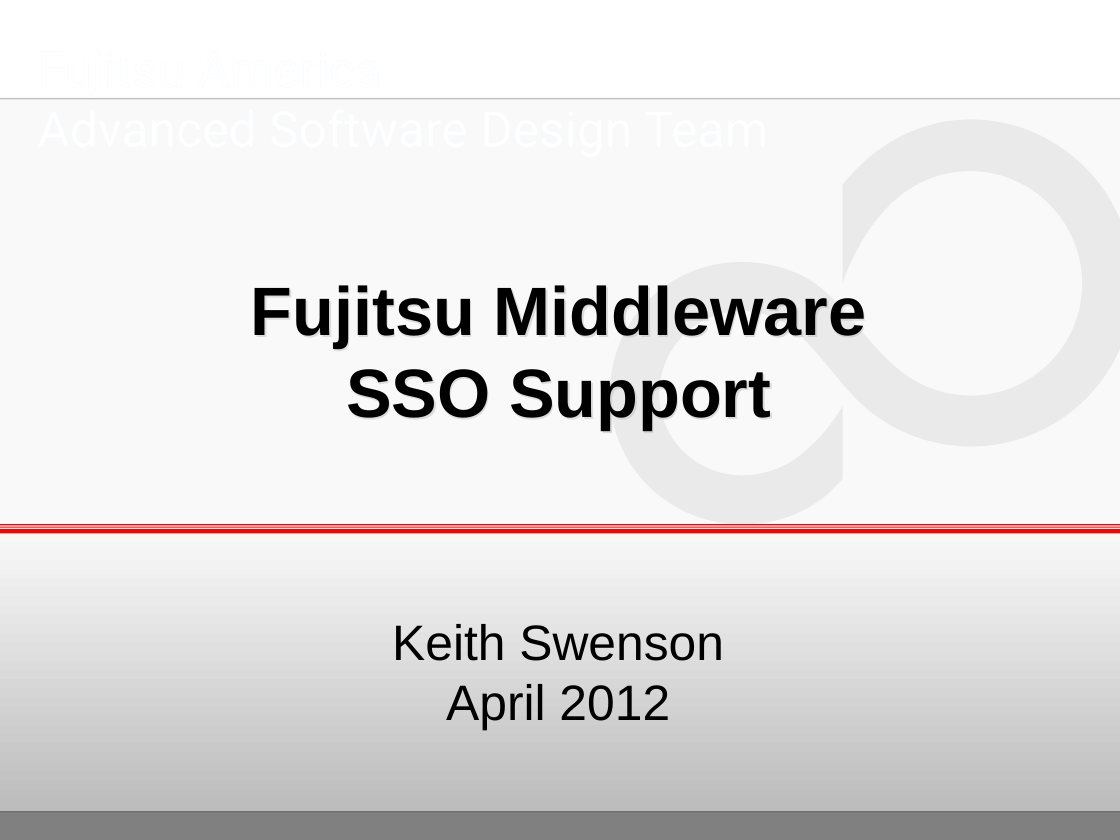
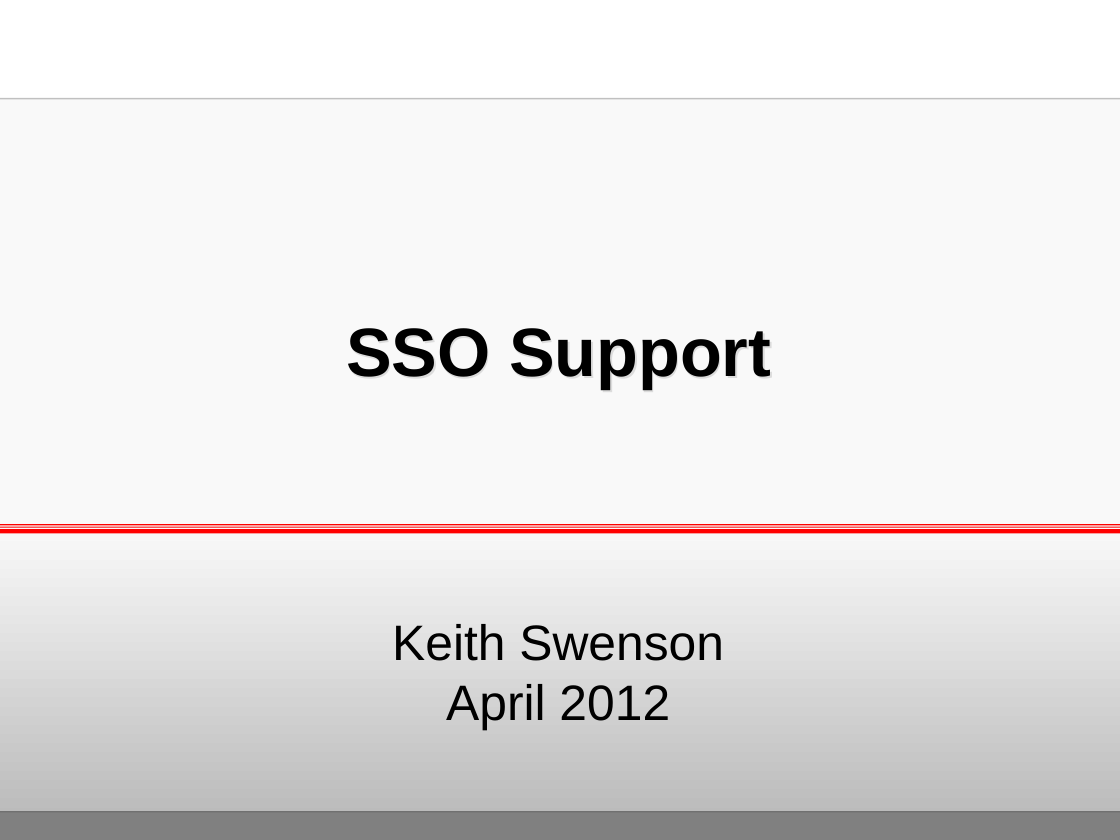
Before and after one commit to agilepro/ssofi-prolite, a slide deck: slide 1 of spec/Plan_For_SSO.pptx. Drawn at 1120x840 pixels with LibreOffice and Linux fonts; fonts in the diff are those of the drawing; background and template pictures are left out. Boxes give left, top, right and bottom in pixels: in the first picture for what was removed or moved away, otherwise in the second. Text is boxed around its words. In the diff, an @@ line names an element or a change of style, - is before the commit and + after.

```diff
--- a/spec/Plan_For_SSO.pptx
+++ b/spec/Plan_For_SSO.pptx
@@ freeform shape removed at bbox=[609, 120, 1120, 525] @@
@@ title at bbox=[346, 328, 771, 389]: text changed @@
-Fujitsu Middleware
-SSO Support
+SSO Support
```
Also in this commit, not shown: 55 other slides changed, 1 slide removed, 5 other files.
